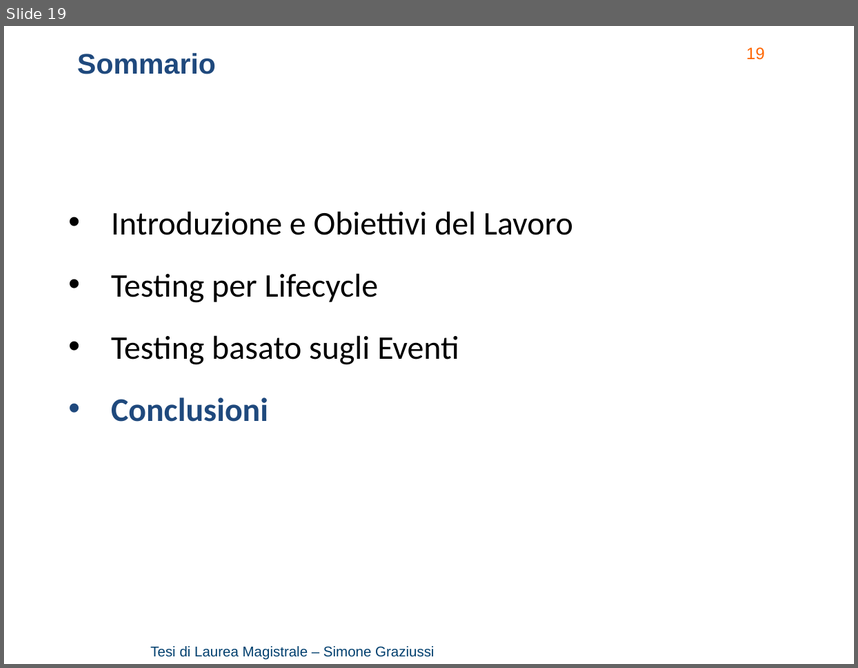
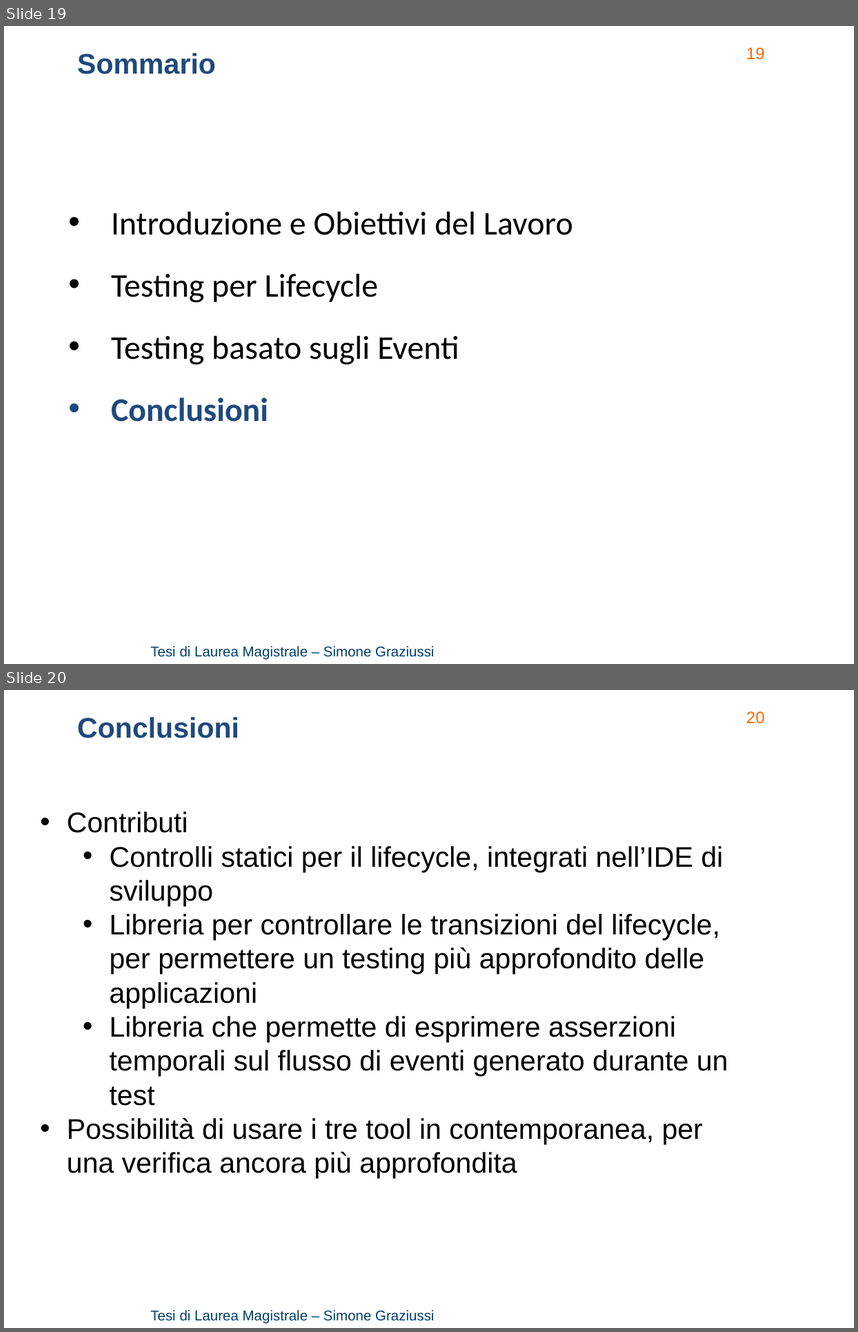
Before and after one commit to Simone3/Thesis, a slide deck: Presentation/Presentation.pptx. Shown one above the other, each under a label of ours: slide 19 before the commit, slides 19 and 20 after it. The pictures are 858x668 and 858x1332 pixels, drawn with LibreOffice and Linux fonts; fonts in the diff are those of the drawing; background and template pictures are left out. Boxes give left, top, right and bottom in pixels: in the first picture for what was removed or moved away, otherwise in the second. Text is boxed around its words. In the diff, an @@ line names an element or a change of style, - is before the commit and + after.

```diff
--- a/Presentation/Presentation.pptx
+++ b/Presentation/Presentation.pptx
@@ slide 20 added at box(4, 690, 854, 1328), background picture (left out); not listed: 2 template elements that a slide beside it also shows @@
@@ text added at box(77, 717, 239, 738), 24 pt, text #1F497D, bold @@
+Conclusioni
@@ text added at box(67, 811, 728, 1178), 24 pt, text #000000 @@
+• Contributi
+  • Controlli statici per il lifecycle, integrati nell’IDE di sviluppo
+  • Libreria per controllare le transizioni del lifecycle, per permettere un testing più approfondito delle applicazioni
+  • Libreria che permette di esprimere asserzioni temporali sul flusso di eventi generato durante un test
+• Possibilità di usare i tre tool in contemporanea, per una verifica ancora più approfondita
```
Also in this commit, not shown: 1 slide changed, 1 other slide added, 2 slides removed, 1 other file.
